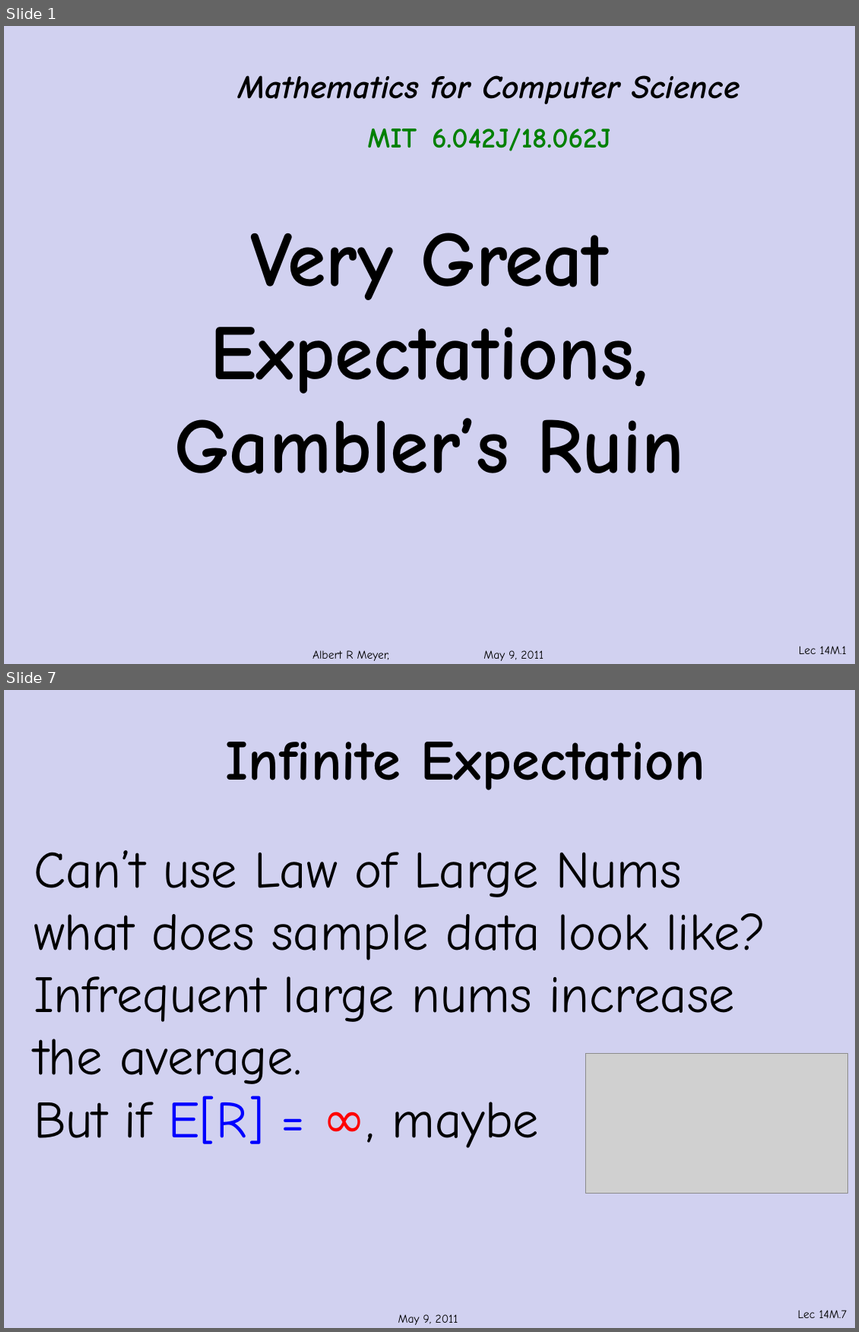
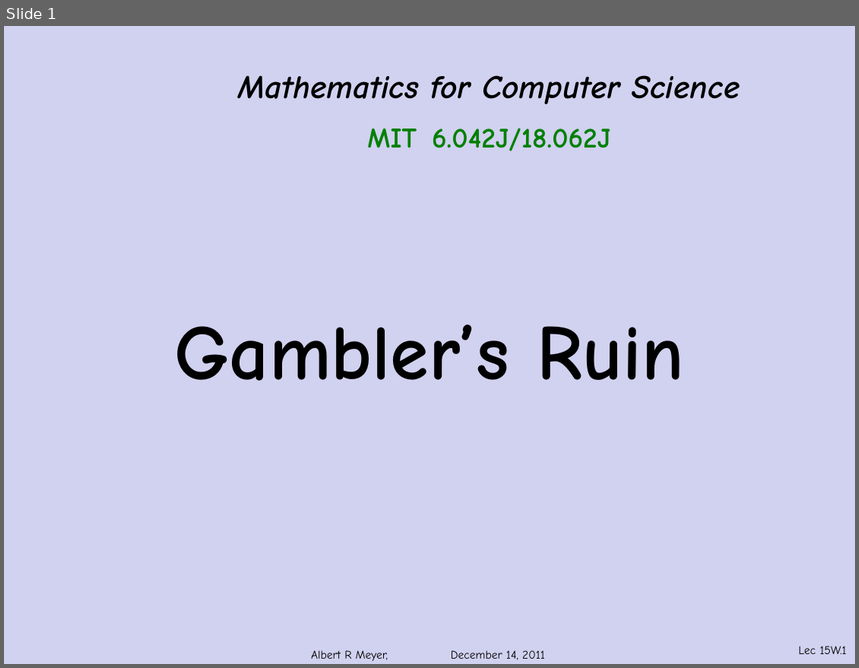
Before and after one commit to armeyer/mcs_web, a slide deck: fall11/slidesF11/slides15w.pptx. Shown one above the other, each under a label of ours: slides 1 and 7 before the commit, slide 1 after it; the slides between them are not shown. The pictures are 859x1332 and 859x668 pixels, drawn with LibreOffice and Linux fonts; fonts in the diff are those of the drawing; grey boxes stand for pictures; background and template pictures are left out. Boxes give left, top, right and bottom in pixels: in the first picture for what was removed or moved away, otherwise in the second. Text is boxed around its words. In the diff, an @@ line names an element or a change of style, - is before the commit and + after.

```diff
--- a/fall11/slidesF11/slides15w.pptx
+++ b/fall11/slidesF11/slides15w.pptx
@@ slide 7 removed at (4, 690, 855, 1328), background #D1D1F0 @@
@@ text removed at (225, 742, 705, 790) @@
-Infinite Expectation
@@ text removed at (34, 850, 766, 1148) @@
-Can’t use Law of Large Nums
-what does sample data look like?
-Infrequent large nums increase
-the average.
-But if E[R] = ∞, maybe
@@ picture removed at (585, 1053, 848, 1193) @@
@@ text removed at (398, 1315, 458, 1325) @@
-May 9, 2011
@@ page number removed at (798, 1310, 847, 1319) @@
-Lec 14M.7
@@ slide 1 changed as well @@
@@ title at (174, 325, 685, 381): text changed @@
-Very Great Expectations,
-Gambler’s Ruin
+Gambler’s Ruin
@@ text at (311, 651, 545, 661): text changed @@
-Albert R Meyer, May 9, 2011
+Albert R Meyer, December 14, 2011
@@ page number at (799, 646, 847, 655): text changed @@
-Lec 14M.1
+Lec 15W.1
```
Also in this commit, not shown: 24 other slides changed, 6 other slides removed.
